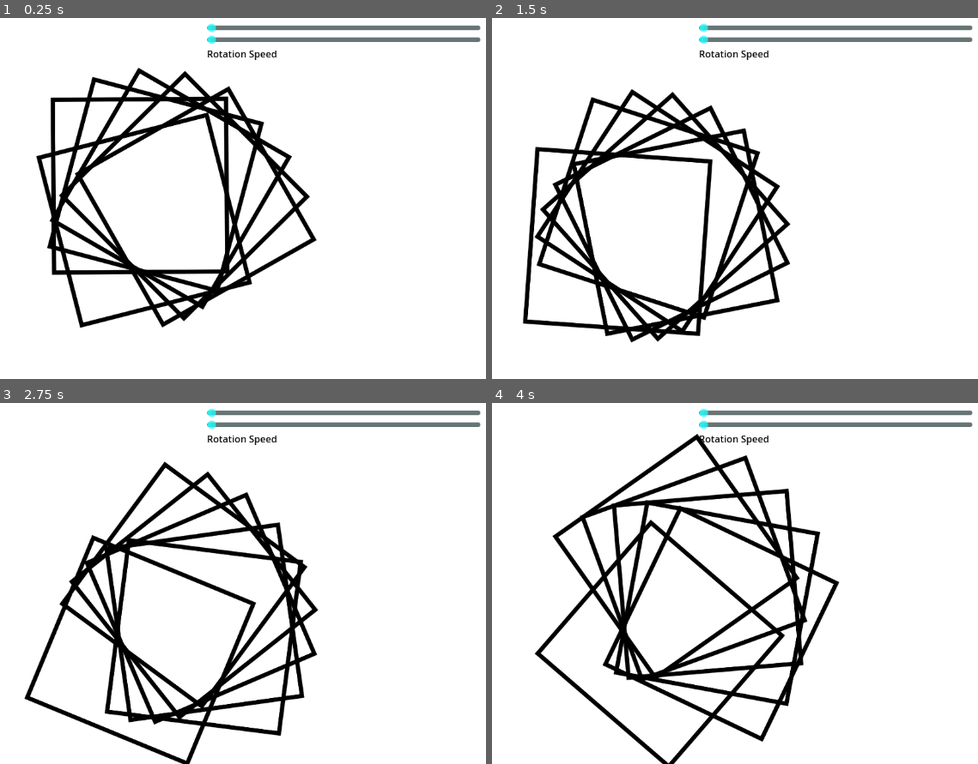
Above: before the commit, frames 1-4 (two rows, left to right).
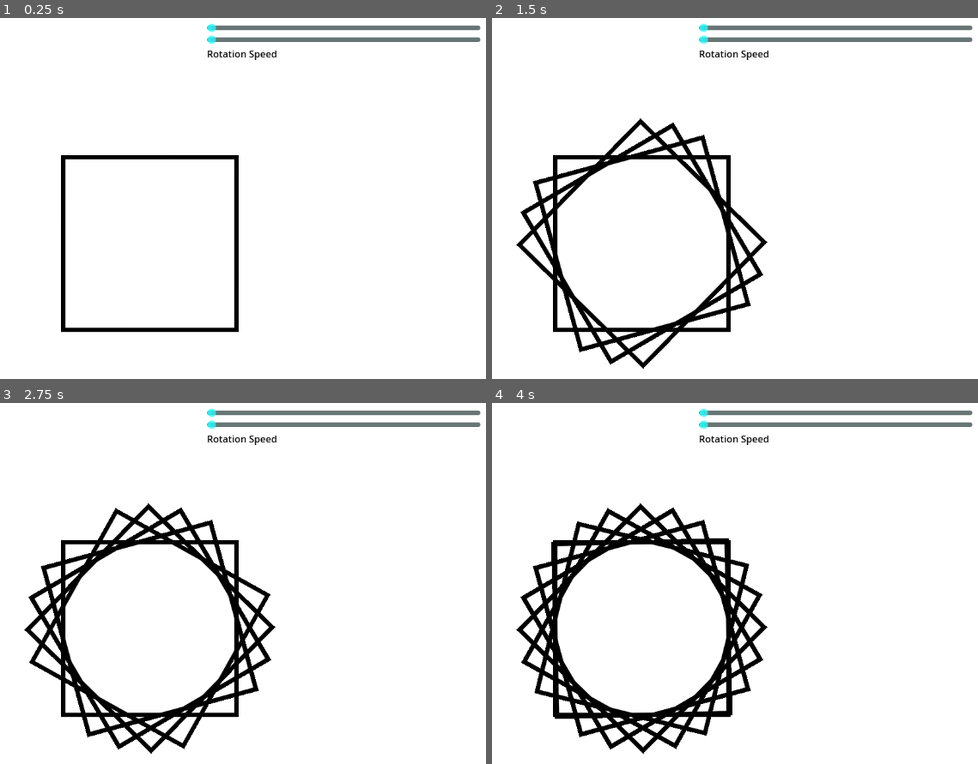
Above: after the commit, the same moments.

Repository: Juju-brz/GDVJ
Game: Godot game, scene res://persianPattern.tscn
The game is run twice, just before and just after one commit, with the same random seed, the same clock (stepped at 60 frames per second) and the same inputs.
Inputs:
- Up to frame 1 (0.25 s): no input
- Up to frame 2 (1.5 s): no input
- Up to frame 3 (2.75 s): no input
- Up to frame 4 (4 s): no input

The runs differ from the first frame. In frame 1, 11% of the frame differs, in the area x 7-66%, y 13-88%; in frame 2, 12%; in frame 3, 14%; in frame 4, 17%, in the area x 4-72%, y 8-100%.

Commit message:
its better

Diff:
--- a/Square.svg
+++ b/Square.svg
@@ -2,9 +2,9 @@
 <!-- Created with Inkscape (http://www.inkscape.org/) -->
 
 <svg
-   width="210mm"
-   height="297mm"
-   viewBox="0 0 210 297"
+   width="125.08696mm"
+   height="125.08696mm"
+   viewBox="0 0 125.08696 125.08696"
    version="1.1"
    id="svg1"
    sodipodi:docname="Square.svg"
@@ -24,8 +24,8 @@
      inkscape:deskcolor="#d1d1d1"
      inkscape:document-units="mm"
      inkscape:zoom="0.73"
-     inkscape:cx="395.89041"
-     inkscape:cy="374.65753"
+     inkscape:cx="234.24658"
+     inkscape:cy="114.38356"
      inkscape:window-width="1920"
      inkscape:window-height="992"
      inkscape:window-x="0"
@@ -37,9 +37,10 @@
   <g
      inkscape:label="Layer 1"
      inkscape:groupmode="layer"
-     id="layer1">
+     id="layer1"
+     transform="translate(-42.717392,-68.934784)">
     <rect
-       style="fill:none;stroke-width:3;stroke-linecap:round;paint-order:stroke fill markers;stroke:#000000;stroke-opacity:1"
+       style="fill:none;stroke:#000000;stroke-width:3;stroke-linecap:round;stroke-opacity:1;paint-order:stroke fill markers"
        id="rect1"
        width="122.08696"
        height="122.08696"
--- a/hudControl.gd
+++ b/hudControl.gd
@@ -1,18 +1,18 @@
 extends Control
 
-@export var ma_variable: float = 0.0
-@onready var slider : HSlider = $HSlider
-
-signal valeur_slider_modifiee(nouvelle_valeur)
-
-func _ready():
-	# Remplace "Slider" par le chemin correct
-	if slider:
-		slider.value = ma_variable
-		slider.connect("value_changed", _on_slider_value_changed)
-	else:
-		print("Erreur : Le nœud Slider n'a pas été trouvé !")
-
-func _on_slider_value_changed(valeur):
-	ma_variable = valeur
-	emit_signal("valeur_slider_modifiee", valeur)
+#@export var ma_variable: float = 0.0
+#@onready var slider : HSlider = $HSlider
+#
+#signal valeur_slider_modifiee(nouvelle_valeur)
+#
+#func _ready():
+	## Remplace "Slider" par le chemin correct
+	#if slider:
+		#slider.value = ma_variable
+		#slider.connect("value_changed", _on_slider_value_changed)
+	#else:
+		#print("Erreur : Le nœud Slider n'a pas été trouvé !")
+#
+#func _on_slider_value_changed(valeur):
+	#ma_variable = valeur
+	#emit_signal("valeur_slider_modifiee", valeur)
--- a/persianPattern.tscn
+++ b/persianPattern.tscn
@@ -1,7 +1,6 @@
-[gd_scene load_steps=8 format=3 uid="uid://qywxpr5vvcjj"]
+[gd_scene load_steps=7 format=3 uid="uid://qywxpr5vvcjj"]
 
 [ext_resource type="Shader" uid="uid://cmfsoauknrqx6" path="res://persianPattern.gdshader" id="1_l6xcm"]
-[ext_resource type="Shader" uid="uid://drwjc53tvusib" path="res://square.gdshader" id="2_bym46"]
 [ext_resource type="Texture2D" uid="uid://cxk1yqvdskdin" path="res://Square.svg" id="3_oevug"]
 [ext_resource type="Script" uid="uid://c4hfbx71iow0l" path="res://square.gd" id="4_oevug"]
 [ext_resource type="PackedScene" uid="uid://tix460vuo16o" path="res://hud.tscn" id="5_73kxq"]
@@ -10,9 +9,6 @@
 shader = ExtResource("1_l6xcm")
 
 [sub_resource type="ShaderMaterial" id="ShaderMaterial_73kxq"]
-shader = ExtResource("2_bym46")
-shader_parameter/offset = Vector2(50, 0)
-shader_parameter/speed = 1.0
 
 [node name="Node2D" type="Node2D"]
 script = ExtResource("4_oevug")
--- a/square.gd
+++ b/square.gd
@@ -1,11 +1,14 @@
 extends Node2D
 
-const NB_DUPLICATES: int = 5
+#var NB_DUPLICATES: int = 1.0
 const SPACING: float = 50.0
+#var original_sprite = $Square
 
 @export var angle = 0.0
 @onready var hud = $"/root/Node2D/HUD"  # Chemin absolu vers ton HUD
-func _ready():
+
+
+func transform():
 	var original_sprite = $Square
 	if not original_sprite:
 		print("No Sprint2D found")
@@ -22,7 +25,27 @@
 		#)
 		angle = (i + 1) * SPACING
 		duplicated_sprite.position = Vector2(
-			original_sprite.position.x + cos(angle) * 100,
-			original_sprite.position.y + sin(angle) * 100
+			original_sprite.position.x + cos(angle) * 0,
+			original_sprite.position.y + sin(angle) * 0
 		)
 		duplicated_sprite.rotation = angle
+
+var nb_duplicates: float = 1.0
+var NB_DUPLICATES: int = 1
+
+var old_nb: float = NB_DUPLICATES
+
+func _ready() -> void:
+	NB_DUPLICATES = clamp(NB_DUPLICATES, 0, 5)
+
+
+func _process(delta: float) -> void:
+	nb_duplicates += delta *1.4               # float qui s'incrémente
+	NB_DUPLICATES = int(nb_duplicates)    # conversion propre2.0
+	print(NB_DUPLICATES)
+	if NB_DUPLICATES > old_nb:
+		print("La valeur augmente :", NB_DUPLICATES)
+		transform()
+
+	# Met à jour l’ancienne valeur pour la frame suivante
+	old_nb = NB_DUPLICATES
